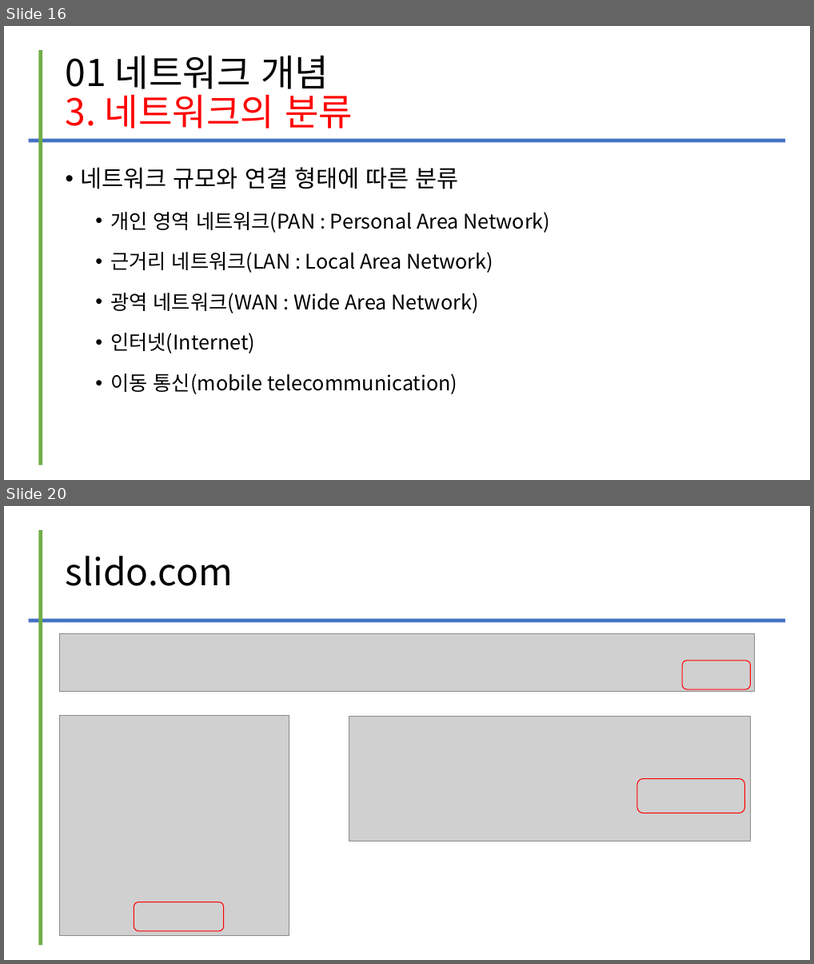
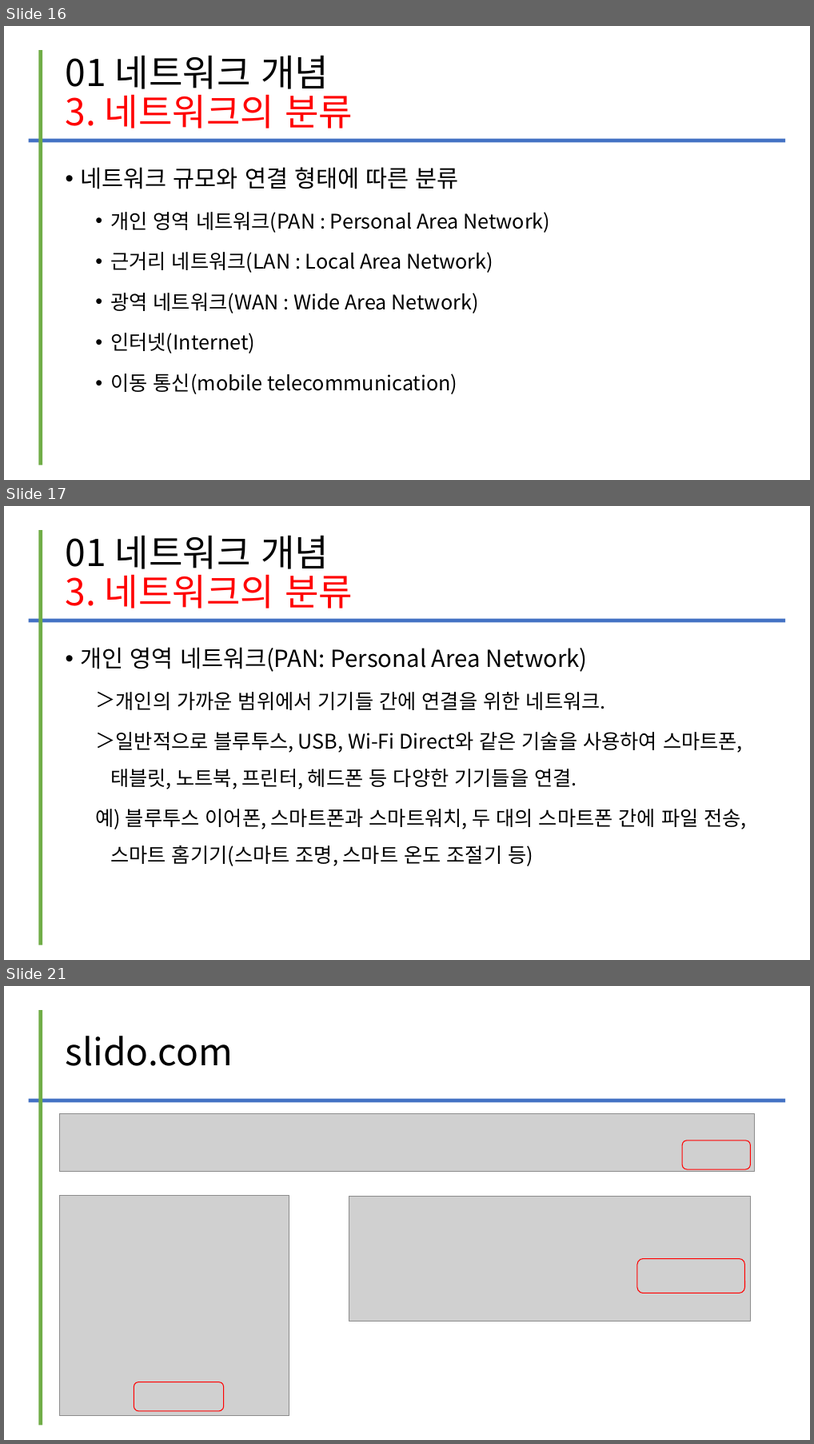
Before and after one commit to kig2929kig/2025-1-network, a slide deck: 컴퓨터 네트워크 - I. 네트워크의 이해.ppt. Shown one above the other, each under a label of ours: slides 16 and 20 before the commit, slides 16, 17 and 21 after it; the slides between them are not shown. The pictures are 814x964 and 814x1444 pixels, drawn with LibreOffice and Linux fonts; fonts in the diff are those of the drawing; grey boxes stand for pictures. Boxes give left, top, right and bottom in pixels: in the first picture for what was removed or moved away, otherwise in the second. Text is boxed around its words. In the diff, an @@ line names an element or a change of style, - is before the commit and + after.

```diff
--- a/컴퓨터 네트워크 - I. 네트워크의 이해.ppt
+++ b/컴퓨터 네트워크 - I. 네트워크의 이해.ppt
@@ slide 17 added at <box>4,506,810,960</box>, background #FFFFFF @@
@@ line added from (41, 530) to (41, 945), #70AD47 4.51 pt @@
@@ title added at <box>66,535,353,608</box>, 44 pt, text #FF0000 @@
+01 네트워크 개념
+3. 네트워크의 분류
@@ line added from (28, 620) to (786, 620), #4472C4 4.51 pt @@
@@ text added at <box>81,647,747,866</box>, 24 pt, text #000000 @@
+• 개인 영역 네트워크(PAN: Personal Area Network)
+  ＞ 개인의 가까운 범위에서 기기들 간에 연결을 위한 네트워크.
+  ＞ 일반적으로 블루투스, USB, Wi-Fi Direct와 같은 기술을 사용하여 스마트폰, 태블릿, 노트북, 프린터, 헤드폰 등 다양한 기기들을 연결.
+  예) 블루투스 이어폰, 스마트폰과 스마트워치, 두 대의 스마트폰 간에 파일 전송, 스마트 홈기기(스마트 조명, 스마트 온도 조절기 등)
@@ what was slide 20 is now slide 21 @@
```
Also in this commit, not shown: 2 slides changed, 1 other slide added, 1 slide removed.
